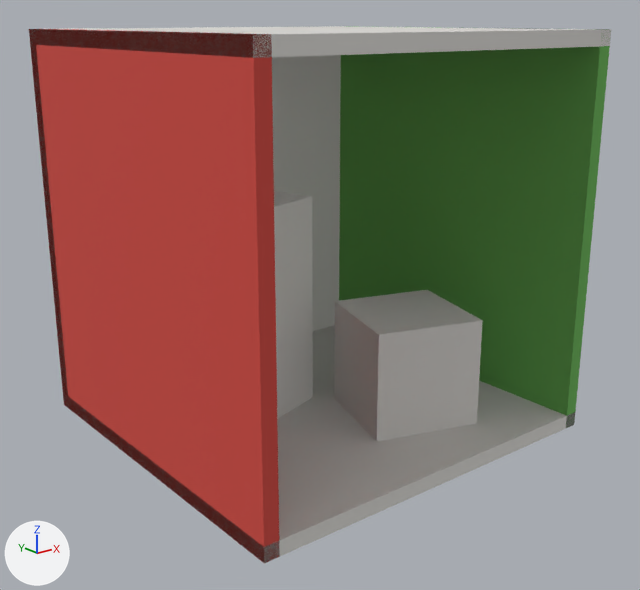
One commit to the glTF model gltfs/cornellBox/cornellBox.gltf: the scene before it, then after it.
The view is the same before and after, from a camera (50 mm lens) standing at (-2.94, -3.7, 2.14) and looking at (-0.03, -0.06, 0.68). The axes (+X, +Y, +Z) are drawn at lower left. The lights are the same throughout. The older version comes first. Where no turn or scale is listed for an object, it has been applied to the vertices. Vertices at exactly the same position are counted once.

In view in the first picture: 'CornellBox-Mirror'.
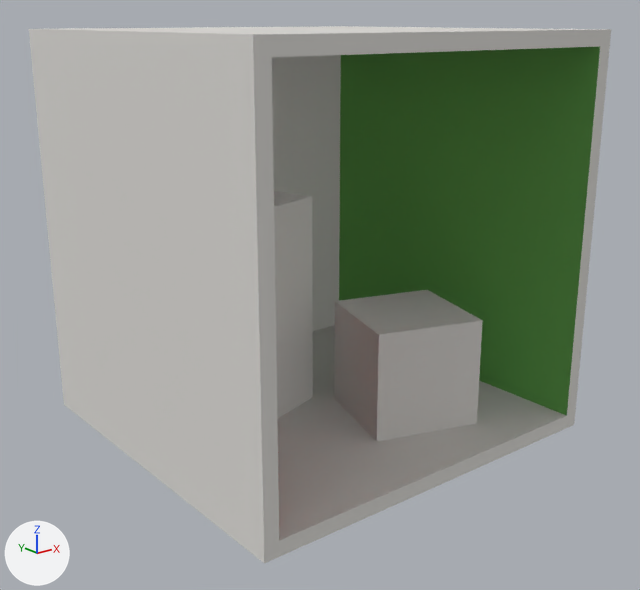
Commit message: refactor(cornellBox): model the shell as one connected manifold solid

What differs and where, as boxes (x1, y1, x2, y2) in the pictures (640 x 590 px):
part 1 of me_cornellbox_mirror, reshaped
    before: (29, 26, 611, 563)
    after: (271, 30, 602, 556)
part 2 of me_cornellbox_mirror, recoloured (green to light grey)
    both: (566, 30, 610, 428)
part 3 of me_cornellbox_mirror, recoloured (red to light grey)
    both: (29, 29, 280, 563)

The edits, one by one:
me_cornellbox_mirror is used by ob_cornellbox_mirror; location (0.0, 0.0, 0.0).
me_cornellbox_mirror had 48 vertices, 82 faces and spanned x -1.08..1.08, y -1.0..1.08, z -0.08..2.08.
me_cornellbox_mirror no longer uses material mat_ceiling (light grey #dddbd7).
me_cornellbox_mirror no longer uses material mat_backwall (light grey #dddbd7).
me_cornellbox_mirror now has 40 vertices, 50 faces and spans x -1.08..1.08, y -1.0..1.08, z -0.08..2.08.
Part 1, on me_cornellbox_mirror:
16 vertices are removed from x -1.08..1.08, y -1.0..1.08, z -0.08..2.08.
46 faces are deleted.
8 vertices are added at x -1.0..1.0, y -1.0..1.0, z 0.0..2.0.
10 new faces join them, mat_floor (light grey #dddbd7).
2 new faces join them, mat_leftwall (red #d0483f).
2 new faces join them, mat_rightwall (green #69b355).
me_cornellbox_mirror part 2: 4 faces spanning x 1.0..1.08, y -1.0..1.08, z -0.08..2.08 switch from mat_rightwall (green #69b355) to mat_floor (light grey #dddbd7).
me_cornellbox_mirror part 3: 4 faces spanning x -1.08..-1.0, y -1.0..1.08, z -0.08..2.08 switch from mat_leftwall (red #d0483f) to mat_floor (light grey #dddbd7).
